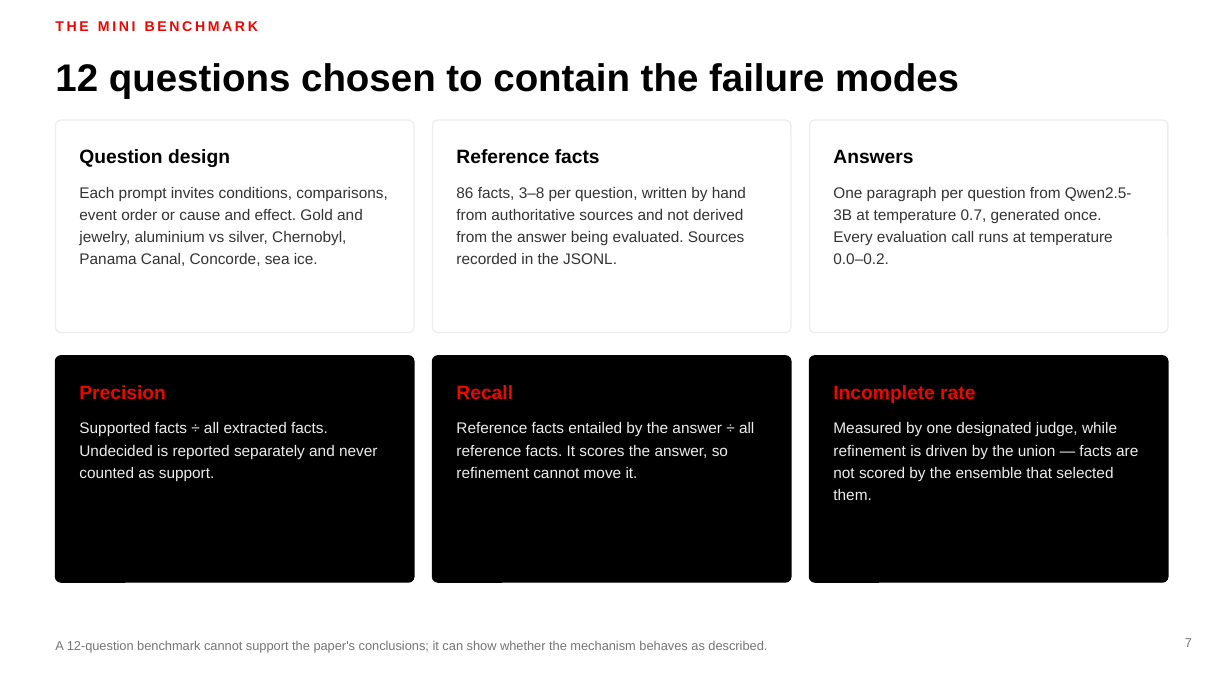
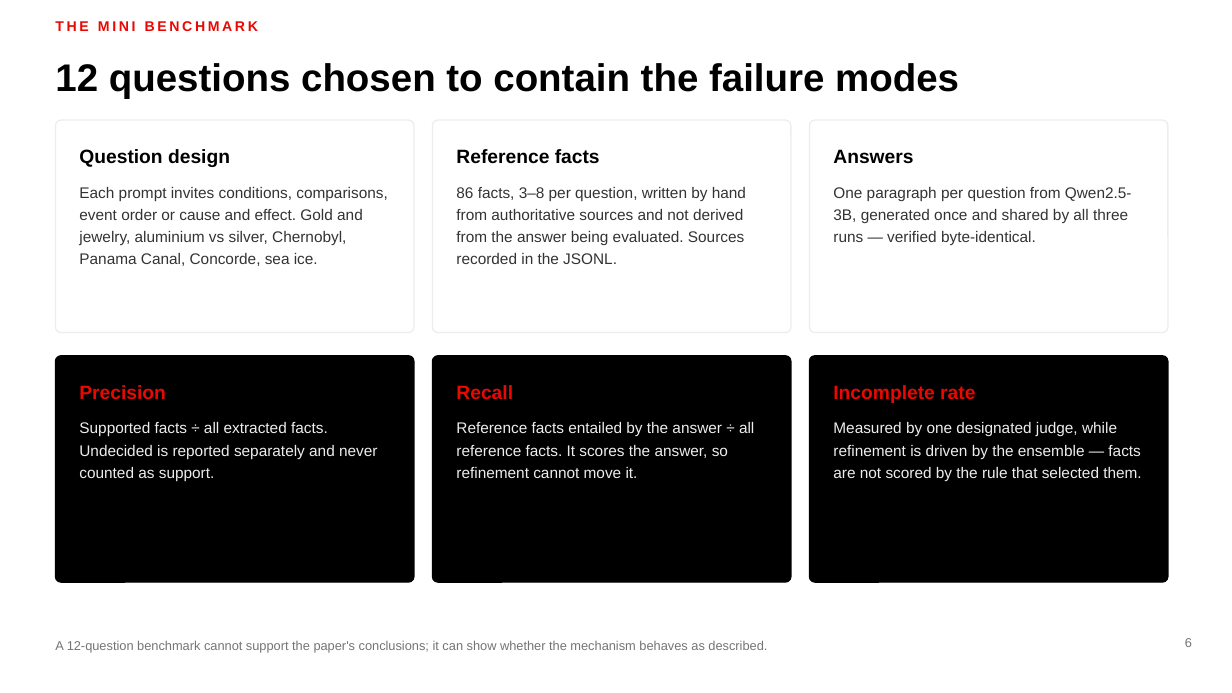
Before and after one commit to MadhavKrishna06/Verifact-Lite, a slide deck: slide 6 of presentation/VERIFACT-Lite-TTU.pptx (slide 7 before the commit). Drawn at 1232x693 pixels with LibreOffice and Linux fonts; fonts in the diff are those of the drawing. Boxes give left, top, right and bottom in pixels: in the first picture for what was removed or moved away, otherwise in the second. Text is boxed around its words. In the diff, an @@ line names an element or a change of style, - is before the commit and + after.

Commit message:
docs: fold the Colab findings into the deck (beta)
Two new result slides: the judge as measuring instrument (identical facts
score 0.105 incomplete at 3B and 0.438 at 7B; identical answers score 0.41
recall at 3B and 0.28 at 7B), and which conclusions survived the upgrade
(majority still beats union on precision everywhere; the 60% incomplete-rate
gap was a 3B artifact).

Verdict-change slide now carries contradicted 3 to 8, completing the paper's
reported pattern. The paper-comparison and limitations slides mark two rows as
measured rather than proposed. Word mapping moves to the appendix, which also
gains experiment B.

```diff
--- a/presentation/VERIFACT-Lite-TTU.pptx
+++ b/presentation/VERIFACT-Lite-TTU.pptx
@@ text at [833,187,1132,245]: text changed @@
-One paragraph per question from Qwen2.5-3B at temperature 0.7, generated once. Every evaluation call runs at temperature 0.0–0.2.
+One paragraph per question from Qwen2.5-3B, generated once and shared by all three runs — verified byte-identical.
@@ text at [833,422,1141,481]: text changed @@
-Measured by one designated judge, while refinement is driven by the union — facts are not scored by the ensemble that selected them.
+Measured by one designated judge, while refinement is driven by the ensemble — facts are not scored by the rule that selected them.
@@ page number at [1185,638,1192,647]: text changed @@
-7
+6
```
Also in this commit, not shown: 11 other slides changed, 4 slides added, 3 slides removed, 2 other files.
